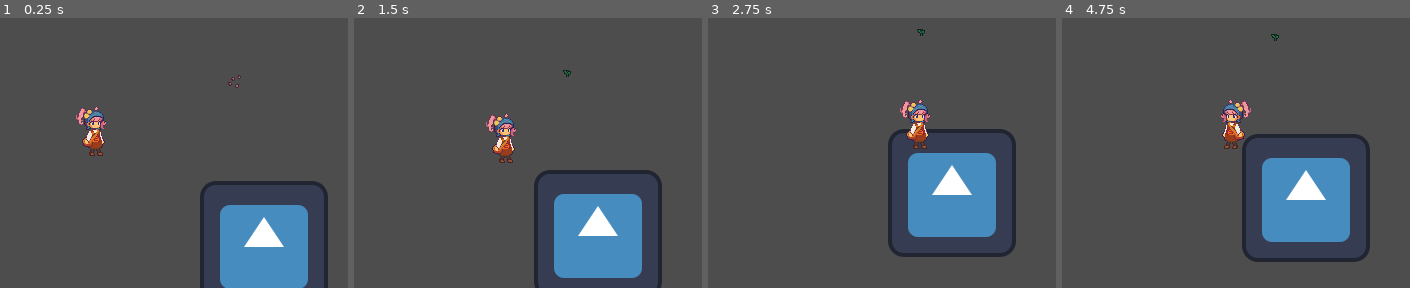
Above: before the commit, frames 1-4 (left to right).
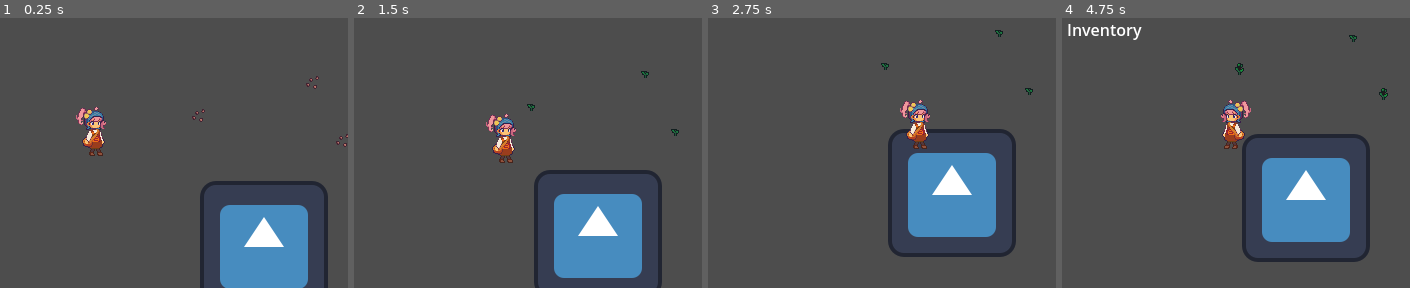
Above: after the commit, the same moments.

Repository: HinaMarina/Risa
Game: Godot game, scene res://Prototype Assets/Testing_Scene_Empty.tscn
The game is run twice, just before and just after one commit, with the same random seed, the same clock (stepped at 60 frames per second) and the same inputs. The project has no main scene, so this scene is started directly. The engine's default icon, where the game draws it, is replaced by a stand-in: a white triangle on a blue panel in a dark square.
Inputs:
- Up to frame 1 (0.25 s): no input
- Up to frame 2 (1.5 s): tap Enter (ui_accept) at 0.5, 0.77 s; hold Right (ui_right) 0.53-1.28 s; tap X (Harvest) at 0.6, 1.35 s; hold Down (ui_down) from 1.28 s (still down)
- Up to frame 3 (2.75 s): tap Enter (ui_accept) at 1.52 s; release Down (ui_down) at 2.03 s; hold Right (ui_right) from 2.03 s (still down); hold Up (movement_action) from 2.03 s (still down); tap X (Harvest) at 2.3 s
- Up to frame 4 (4.75 s): release Up (movement_action) at 2.78 s; tap X (Harvest) at 2.85, 3.6, 4.55 s; tap Enter (ui_accept) at 3.02, 3.77, 4.52 s; release Right (ui_right) at 3.53 s; hold Left (ui_left) from 3.53 s (still down); tap Escape (Menu, bound only after the commit) at 4.15 s; tap Up (movement_action) at 4.35 s

The runs differ from the first frame. In frame 1, 0.2% of the frame differs, in the area x 55-100%, y 21-48%; in frame 2, 0.2%; in frame 3, 0.2%; in frame 4, 0.7%, in the area x 1-94%, y 2-31%.

Commit message:
Proto Inventory System, Prototype Inventory UI

Diff:
--- a/Entities/Player/Player.tscn
+++ b/Entities/Player/Player.tscn
@@ -7,6 +7,7 @@
 [ext_resource type="Script" path="res://Entities/Player/State Machine/idle_state.gd" id="3_ex0ya"]
 [ext_resource type="Texture2D" uid="uid://c2aqykr7jxl5k" path="res://Entities/Player/Sprites/Idle_state_Mockup_static.png" id="5_sqlrm"]
 [ext_resource type="Script" path="res://Entities/Player/interaction_aim.gd" id="7_o35hy"]
+[ext_resource type="Script" path="res://Entities/Player/Player_Inventory_UI.gd" id="8_4fe0q"]
 
 [sub_resource type="CapsuleShape2D" id="CapsuleShape2D_t4snm"]
 radius = 5.0
@@ -547,4 +548,41 @@
 [node name="Picking_spot" type="Node2D" parent="CharacterBody2D/Interaction_Aim"]
 position = Vector2(0, -45)
 
+[node name="Inventory" type="Node2D" parent="." node_paths=PackedStringArray("inventory_grid", "Canvas")]
+script = ExtResource("8_4fe0q")
+inventory_grid = NodePath("CanvasLayer/Container/VBoxContainer/GridContainer")
+Canvas = NodePath("CanvasLayer")
+
+[node name="CanvasLayer" type="CanvasLayer" parent="Inventory"]
+
+[node name="Container" type="Container" parent="Inventory/CanvasLayer"]
+anchors_preset = 5
+anchor_left = 0.5
+anchor_right = 0.5
+offset_left = -103.0
+offset_right = 103.0
+offset_bottom = 125.0
+grow_horizontal = 2
+size_flags_horizontal = 3
+
+[node name="VBoxContainer" type="VBoxContainer" parent="Inventory/CanvasLayer/Container"]
+layout_mode = 2
+size_flags_horizontal = 3
+alignment = 1
+
+[node name="Label" type="Label" parent="Inventory/CanvasLayer/Container/VBoxContainer"]
+layout_mode = 2
+text = "Inventory"
+horizontal_alignment = 1
+
+[node name="GridContainer" type="GridContainer" parent="Inventory/CanvasLayer/Container/VBoxContainer"]
+custom_minimum_size = Vector2(16, 16)
+layout_mode = 2
+size_flags_vertical = 3
+columns = 5
+
+[node name="Control" type="Control" parent="Inventory/CanvasLayer/Container/VBoxContainer/GridContainer"]
+custom_minimum_size = Vector2(16, 16)
+layout_mode = 2
+
 [connection signal="area_entered" from="CharacterBody2D/Interaction_Aim" to="CharacterBody2D/Interaction_Aim" method="_on_area_entered"]
--- /dev/null
+++ b/Entities/Player/Player_Inventory_UI.gd
@@ -0,0 +1,30 @@
+extends Node2D
+@export var inventory_grid:GridContainer
+@export var Canvas:CanvasLayer
+
+func _ready() -> void:
+	TinyInventoryPrototypeGlobal.new_item_stored.connect(add_item)
+	Canvas.visible = false
+
+func add_item(item:PackedScene,amount:int):
+	var new_item = item.instantiate()
+	var control_node = Control.new()
+	if amount > 1:
+		var position = TinyInventoryPrototypeGlobal.stored_items.bsearch(item)
+		var control = inventory_grid.get_child(position)
+		for child in control.get_children():
+			if child is Label:
+				child.queue_free()
+		var amount_label = Label.new()
+		amount_label.text = str(amount)
+		control.add_child(amount_label)
+		return
+	control_node.custom_minimum_size = Vector2(16,16)
+	control_node.add_child(new_item)
+	inventory_grid.add_child(control_node)
+
+
+func _input(event: InputEvent) -> void:
+	if Input.is_action_just_released("Menu"):
+		print("aqui")
+		Canvas.visible = !Canvas.visible
--- a/Entities/Player/interaction_aim.gd
+++ b/Entities/Player/interaction_aim.gd
@@ -4,9 +4,18 @@
 @export var e_shape : CollisionShape2D
 @export var w_shape : CollisionShape2D
 @export var picking_spot:Node2D
+var item_to_store : PackedScene
+
+var enable_store:bool
 
 var all_shapes:Array
 # Called every frame. 'delta' is the elapsed time since the previous frame.
+
+func _input(event: InputEvent) -> void:
+	if Input.is_action_just_pressed("Harvest") && enable_store:
+		TinyInventoryPrototypeGlobal.store_item(item_to_store)
+		picking_spot.get_child(0).queue_free()
+		enable_store = false
 
 func _ready() -> void:
 	for child in get_children():
@@ -38,5 +47,7 @@
 
 func picked_up(item:PackedScene):
 	var picking = item.instantiate()
+	item_to_store = item
 	picking_spot.add_child(picking)
 	picking.global_transform = picking_spot.global_transform
+	enable_store = true
--- a/Prototype Assets/Testing_Scene_Empty.tscn
+++ b/Prototype Assets/Testing_Scene_Empty.tscn
@@ -16,5 +16,11 @@
 [node name="Player" parent="." instance=ExtResource("1_ekd6t")]
 position = Vector2(78, 22)
 
-[node name="CornSeed7" parent="." instance=ExtResource("4_jnq8l")]
-position = Vector2(216, -50)
+[node name="CornSeed" parent="." instance=ExtResource("4_jnq8l")]
+position = Vector2(294, -49)
+
+[node name="CornSeed2" parent="." instance=ExtResource("4_jnq8l")]
+position = Vector2(324, 9)
+
+[node name="CornSeed3" parent="." instance=ExtResource("4_jnq8l")]
+position = Vector2(180, -16)
--- a/Prototype Assets/Tiny_inventory_prototype_global.gd
+++ b/Prototype Assets/Tiny_inventory_prototype_global.gd
@@ -1,7 +1,23 @@
 extends Node
 
 @onready var number_of_harvested : int = 0
+var stored_items : Array
+var item_numbers : Array
 signal item_pickup(item)
+signal new_item_stored(item,amount)
 
 func on_picking_item(item:PackedScene):
 	item_pickup.emit(item)
+
+func store_item(item):
+
+	if stored_items.has(item):
+		var position = stored_items.bsearch(item)
+		var current_number = item_numbers[position]
+		item_numbers[position] = current_number + 1
+		new_item_stored.emit(item,item_numbers[position])
+		return
+
+	stored_items.append(item)
+	new_item_stored.emit(item,1)
+	item_numbers.append(1)
--- a/project.godot
+++ b/project.godot
@@ -48,6 +48,11 @@
 , null, Object(InputEventMouseButton,"resource_local_to_scene":false,"resource_name":"","device":-1,"window_id":0,"alt_ …(250 unchanged characters)…
 ]
 }
+Menu={
+"deadzone": 0.5,
+"events": [Object(InputEventKey,"resource_local_to_scene":false,"resource_name":"","device":0,"window_id":0,"alt_pressed":false,"shift_pressed":false,"ctrl_pressed":false,"meta_pressed":false,"pressed":false,"keycode":0,"physical_keycode":4194305,"key_label":0,"unicode":0,"location":0,"echo":false,"script":null)
+]
+}
 
 [layer_names]
 
Not shown: 1 places in Entities/Player/Player.tscn that only renumber resources
